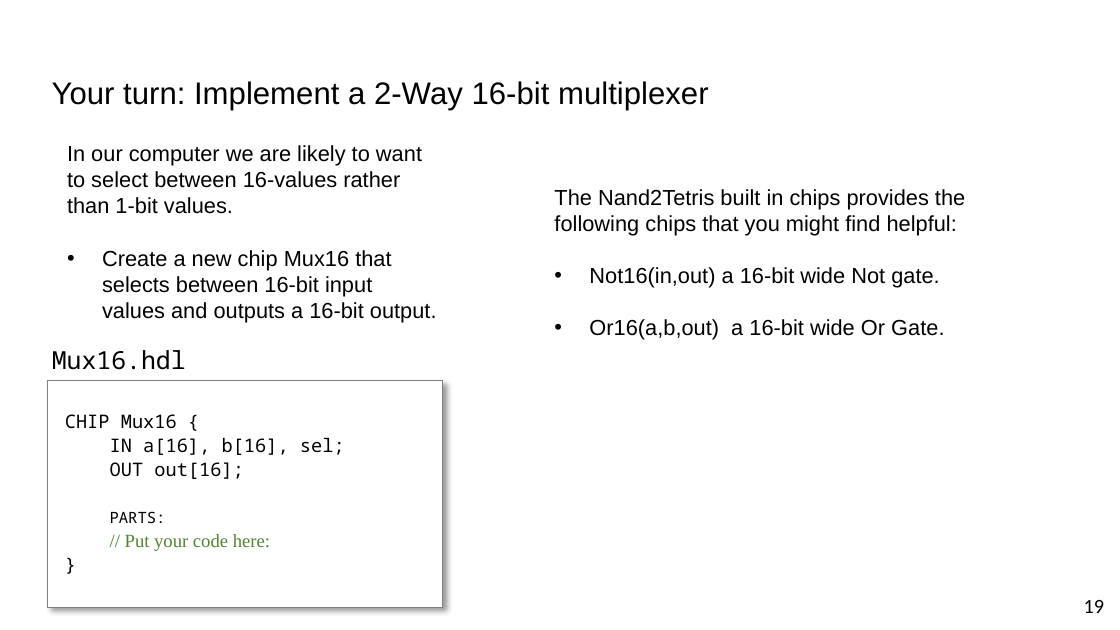
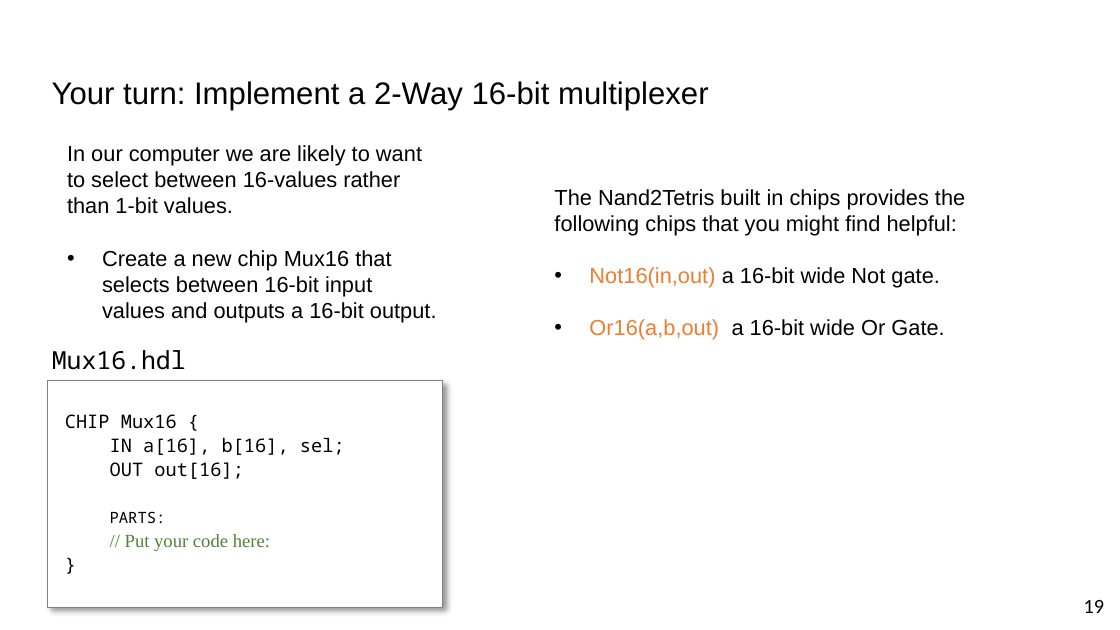
Before and after one commit to vcboy1/Leeds, a slide deck: slide 19 of 26fall/1860/Lecture/Week1.5/Lab 1.5.2 HDL & CAD LAB 2.pptx. Drawn at 1120x630 pixels with LibreOffice and Linux fonts; fonts in the diff are those of the drawing; background and template pictures are left out. Boxes give left, top, right and bottom in pixels: in the first picture for what was removed or moved away, otherwise in the second. Text is boxed around its words. In the diff, an @@ line names an element or a change of style, - is before the commit and + after.

```diff
--- a/26fall/1860/Lecture/Week1.5/Lab 1.5.2 HDL & CAD LAB 2.pptx
+++ b/26fall/1860/Lecture/Week1.5/Lab 1.5.2 HDL & CAD LAB 2.pptx
@@ text at [589, 267, 944, 340]: text colour #000000 to #ED7D31 in "Not16(in,out)", "Or16(a,b,out)" @@
```
Also in this commit, not shown: 11 other slides changed, 1 slide added, 3 slides removed, 20 other files.
